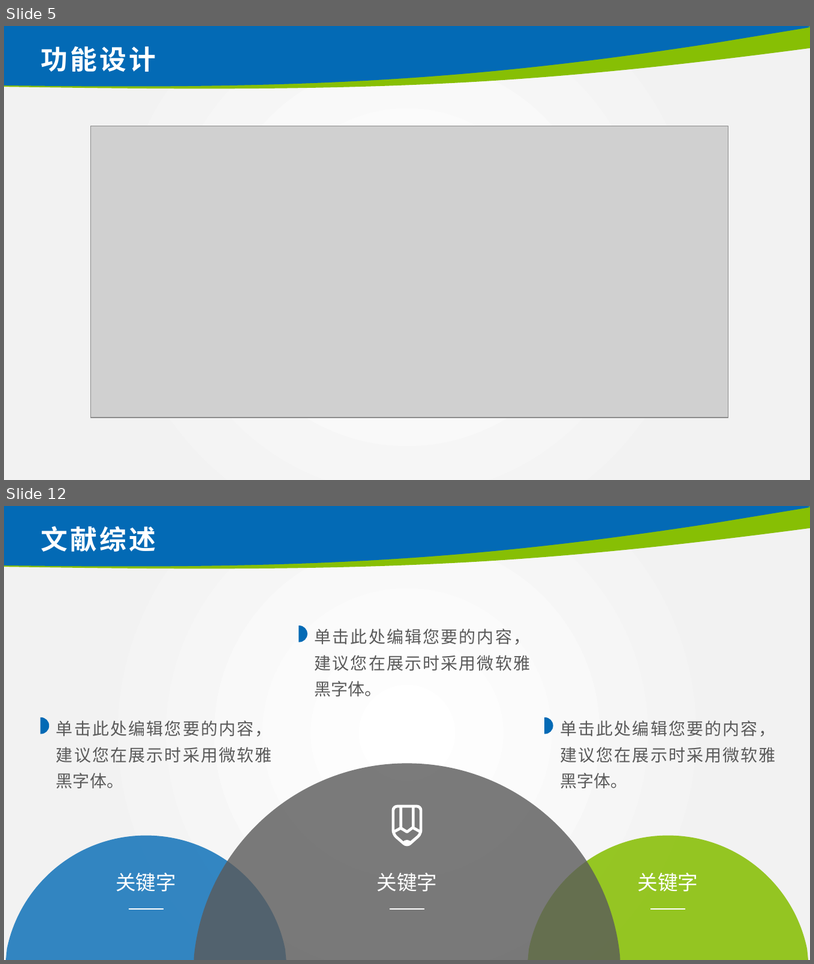
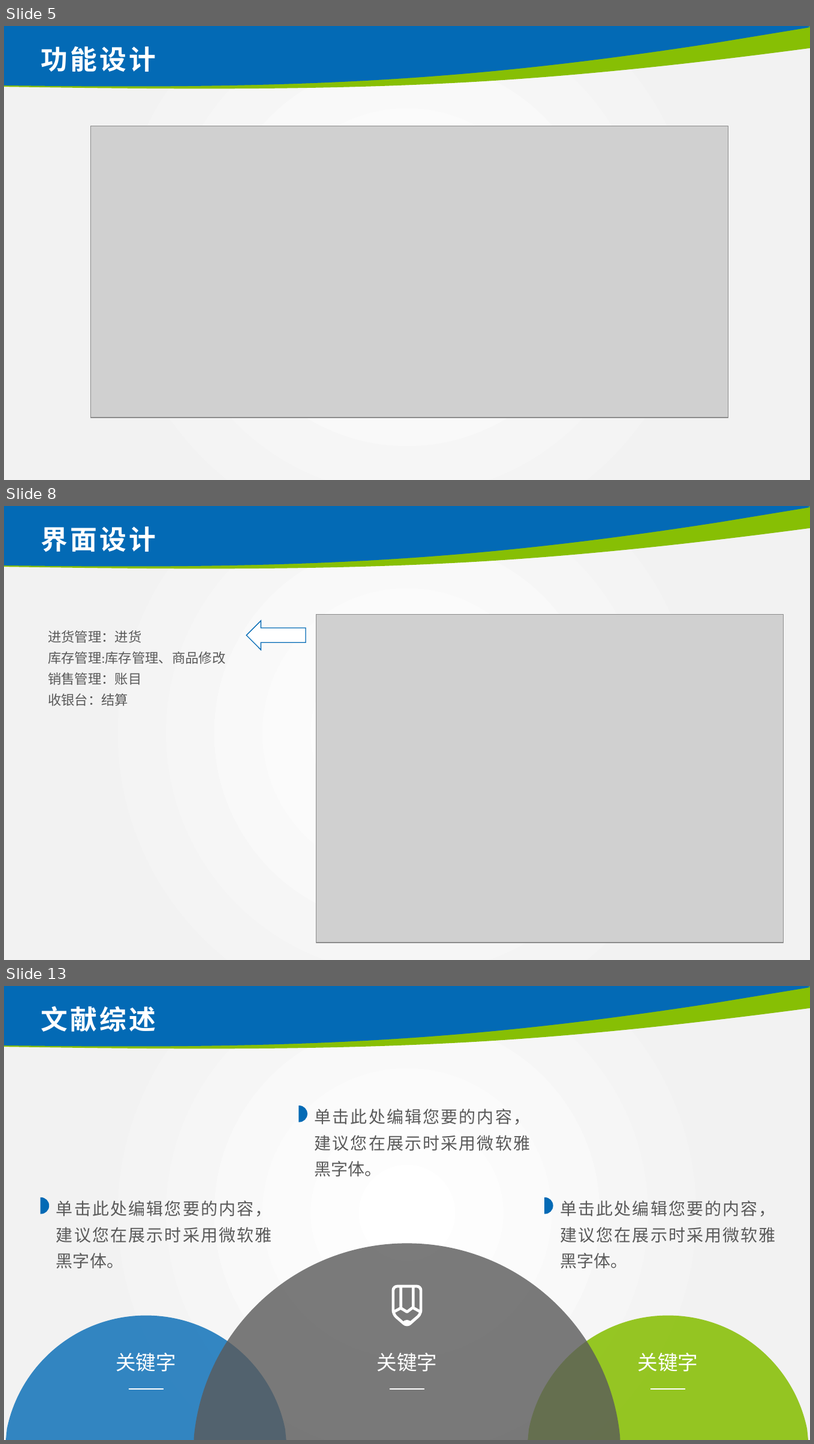
Before and after one commit to CH3OCH3-lio/shop-management, a slide deck: 2019013121_林炅答辩.pptx. Shown one above the other, each under a label of ours: slides 5 and 12 before the commit, slides 5, 8 and 13 after it; the slides between them are not shown. The pictures are 814x964 and 814x1444 pixels, drawn with LibreOffice and Linux fonts; fonts in the diff are those of the drawing; grey boxes stand for pictures; background and template pictures are left out. Boxes give left, top, right and bottom in pixels: in the first picture for what was removed or moved away, otherwise in the second. Text is boxed around its words. In the diff, an @@ line names an element or a change of style, - is before the commit and + after.

Commit message:
ppt修改

```diff
--- a/2019013121_林炅答辩.pptx
+++ b/2019013121_林炅答辩.pptx
@@ slide 8 added at (4, 506, 810, 960), background picture (left out); not listed: 2 template elements that a slide beside it also shows @@
@@ title added at (41, 526, 156, 552), 32 pt, text #FFFFFF, bold @@
+界面设计
@@ text added at (48, 630, 225, 706), 16 pt, text #5A5A5A @@
+进货管理：进货
+库存管理:库存管理、商品修改
+销售管理：账目
+收银台：结算
@@ left arrow added at (246, 621, 306, 649), fill #FFFFFF, outline #036AB5 1 pt @@
@@ picture added at (317, 614, 785, 943) @@
@@ what was slide 12 is now slide 13 @@
```
Also in this commit, not shown: 4 slides changed, 4 other slides added, 4 slides removed, 2 other files.
